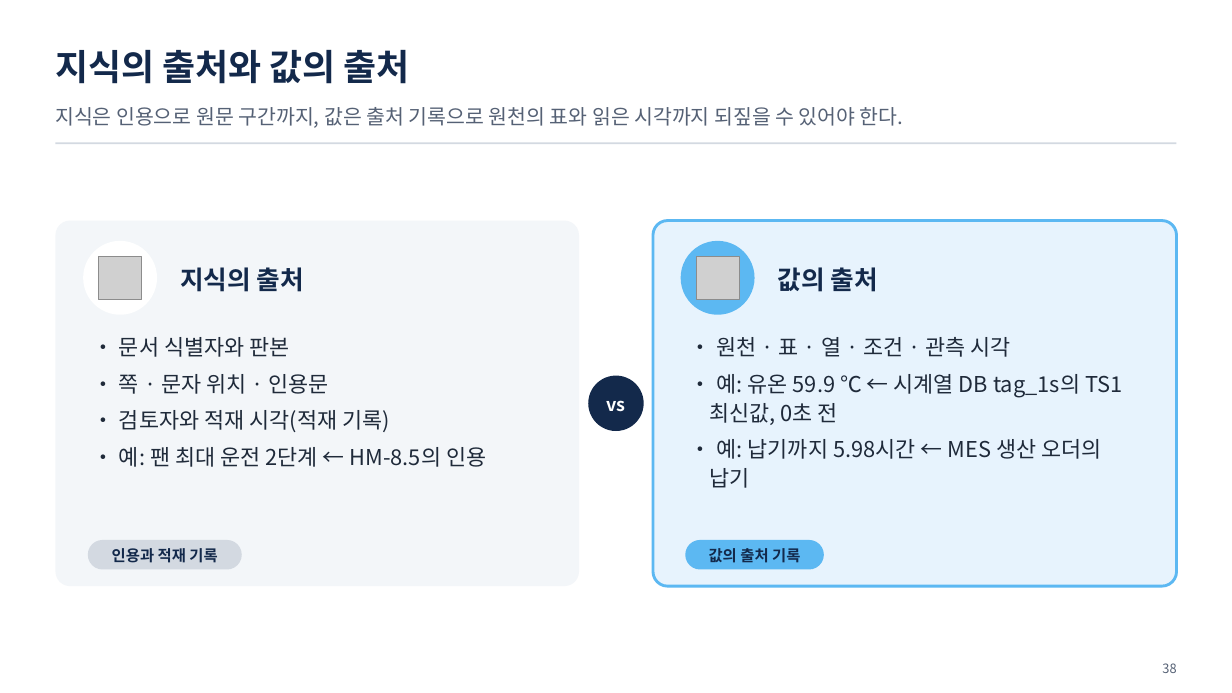
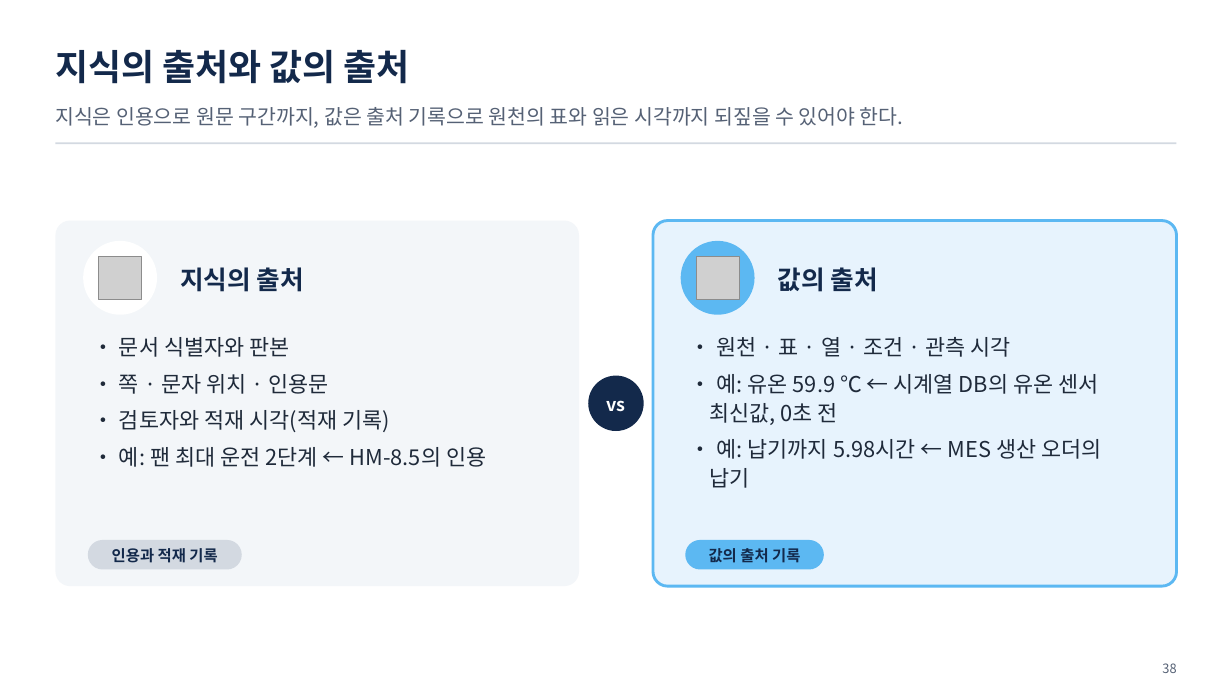
Before and after one commit to uengine-oss/hyd-iot-edu, a slide deck: slide 38 of 산출물/통합반/이론/04회차/통합반_04일차.pptx. Drawn at 1232x693 pixels with LibreOffice and Linux fonts; fonts in the diff are those of the drawing; grey boxes stand for pictures. Boxes give left, top, right and bottom in pixels: in the first picture for what was removed or moved away, otherwise in the second. Text is boxed around its words. In the diff, an @@ line names an element or a change of style, - is before the commit and + after.

```diff
--- a/산출물/통합반/이론/04회차/통합반_04일차.pptx
+++ b/산출물/통합반/이론/04회차/통합반_04일차.pptx
@@ text at bbox=[709, 374, 1099, 425]: text changed @@
-• 예: 유온 59.9 ℃ ← 시계열 DB tag_1s의 TS1 최신값, 0초 전
+• 예: 유온 59.9 ℃ ← 시계열 DB의 유온 센서 최신값, 0초 전
```
Also in this commit, not shown: 11 other slides changed, 5 other files.
